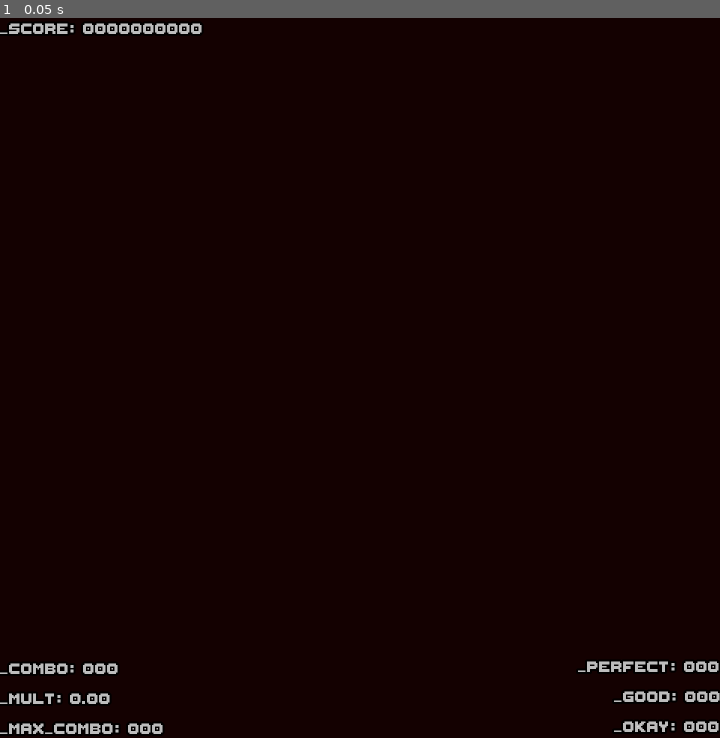
Above: before the commit, frame 1.
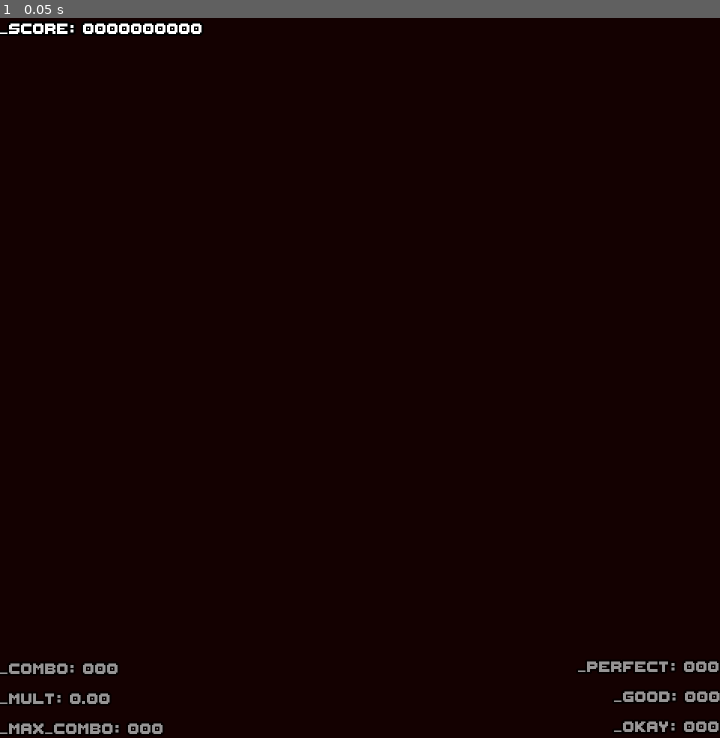
Above: after the commit, the same moment.

Repository: SeriousMapper/orb_seq2.0
Game: Godot game, scene res://global/HUD.tscn
Same seed, same stepped clock (60 frames per second), same inputs: the game is played once before the commit and once after it. This scene is started directly instead of the project's main scene.
Inputs:
- Up to frame 1 (0.05 s): no input

The runs differ from the first frame. In frame 1, 0.9% of the frame differs, in the area x 0-100%, y 0-100%.

Commit message:
branch fixed

Diff:
--- a/global/HUD.tscn
+++ b/global/HUD.tscn
@@ -14,7 +14,6 @@
 theme = ExtResource( 2 )
 
 [node name="song_display" type="Control" parent="."]
-modulate = Color( 1, 1, 1, 0.670588 )
 anchor_right = 1.0
 anchor_bottom = 1.0
 theme = ExtResource( 2 )
@@ -30,6 +29,7 @@
 text = "_score: 00000000"
 
 [node name="MarginContainer2" type="MarginContainer" parent="song_display"]
+modulate = Color( 1, 1, 1, 0.45098 )
 anchor_top = 1.0
 anchor_bottom = 1.0
 margin_top = -40.0
@@ -64,6 +64,7 @@
 text = "_MAX_COMBO: 000"
 
 [node name="MarginContainer3" type="MarginContainer" parent="song_display"]
+modulate = Color( 1, 1, 1, 0.45098 )
 anchor_left = 1.0
 anchor_top = 1.0
 anchor_right = 1.0
--- a/scenes/game.tscn
+++ b/scenes/game.tscn
@@ -3,11 +3,7 @@
 [ext_resource path="res://tracks/track3.mp3" type="AudioStream" id=1]
 [ext_resource path="res://entities/controller/scripts/controller.gd" type="Script" id=2]
 [ext_resource path="res://entities/track_controller/track.gd" type="Script" id=3]
-
-[ext_resource path="res://entities/spectrum/spectrum.tscn" type="PackedScene" id=4]
-
 [ext_resource path="res://entities/spectrum2/spectrum2.gd" type="Script" id=4]
-
 [ext_resource path="res://assets/shaders/pixel.gdshader" type="Shader" id=5]
 
 [sub_resource type="ShaderMaterial" id=3]
@@ -103,12 +99,6 @@
 position = Vector2( 180, 180 )
 script = ExtResource( 2 )
 
-[node name="spectrum" parent="controller" instance=ExtResource( 4 )]
-
-[node name="spectrum2" parent="controller" instance=ExtResource( 4 )]
-
-[node name="spectrum3" parent="controller" instance=ExtResource( 4 )]
-
 [node name="hit_boxes" type="Node2D" parent="controller"]
 
 [node name="player" type="MeshInstance2D" parent="controller"]
@@ -144,11 +134,6 @@
 anchor_bottom = 1.0
 color = Color( 0, 0, 0, 1 )
 
-
-[connection signal="quarter_note" from="controller/track" to="controller/spectrum" method="_on_track_quarter_note"]
-[connection signal="quarter_note" from="controller/track" to="controller/spectrum2" method="_on_track_quarter_note"]
-[connection signal="quarter_note" from="controller/track" to="controller/spectrum3" method="_on_track_quarter_note"]
-
 [node name="Node2D" type="Node2D" parent="."]
 position = Vector2( 112, 271 )
 script = ExtResource( 4 )
